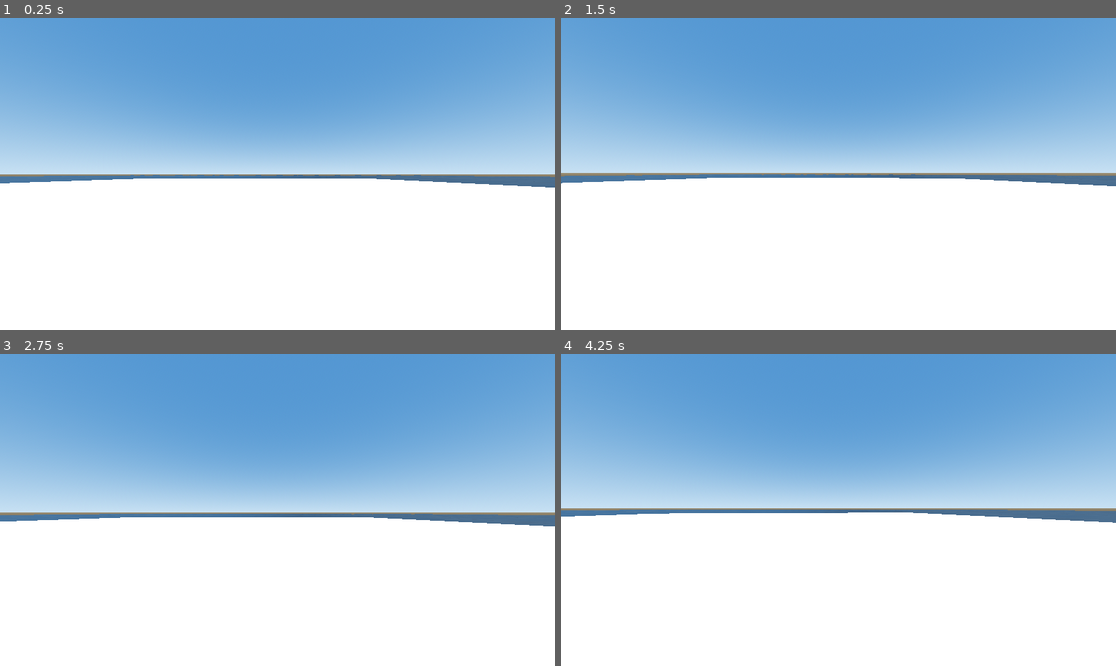
Above: before the commit, frames 1-4 (two rows, left to right).
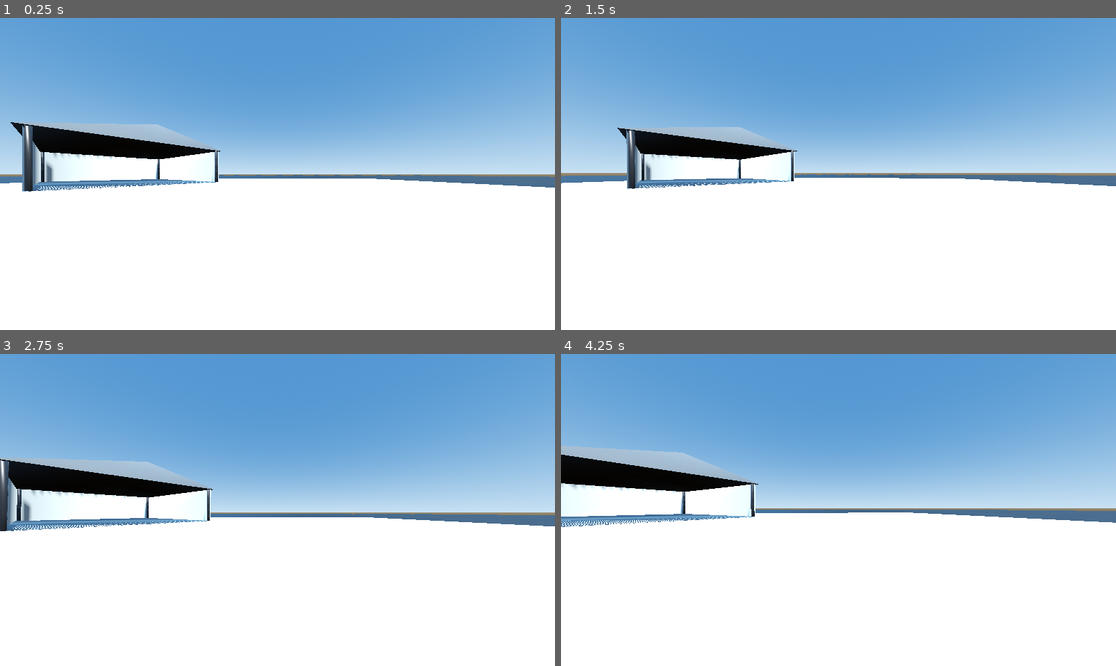
Above: after the commit, the same moments.

Repository: noahssjursen-code/angst-n-anchors
Game: Godot game, scene res://scenes/islands/starting_island/starting_island.tscn
Same seed, same stepped clock (60 frames per second), same inputs: the game is played once before the commit and once after it.
Inputs (mouse positions are in pixels of both pictures, inside the frame that each line leads up to):
- Up to frame 1 (0.25 s): no input
- Up to frame 2 (1.5 s): tap Enter at 0.5 s; move the mouse to (866, 174) at 0.52 s; hold E (interact) 0.53-1.28 s; hold T (boat_docking_thrusters) from 0.53 s (still down); tap Space (jump) at 0.77 s; move the mouse to (810, 174) at 1.27 s; tap L at 1.35 s
- Up to frame 3 (2.75 s): keep holding T (boat_docking_thrusters); tap Space (jump) at 1.52 s; move the mouse to (288, 503) at 2.02 s; hold Shift from 2.03 s (still down)
- Up to frame 4 (4.25 s): keep holding T (boat_docking_thrusters); tap Space (jump) at 2.75, 3.02, 3.77 s; move the mouse to (832, 516) at 2.77 s; release Shift at 2.78 s; tap E (interact) at 2.85 s; tap Enter at 3.5 s; move the mouse to (877, 513) at 3.52 s; tap L at 3.6 s

The runs differ from the first frame. In frame 1, 6.2% of the frame differs, in the area x 1-40%, y 33-56%; in frame 2, 4.8%; in frame 3, 6.9%, in the area x 0-39%, y 33-57%; in frame 4, 6.7%.

Commit message:
add warehouse

Diff:
--- a/resources/data/meshes/open_warehouse.json
+++ b/resources/data/meshes/open_warehouse.json
@@ -335,7 +335,7 @@
         ],
         "roughness": 0.4,
         "metallic": 0.8,
-        "collision": "convex"
+        "collision": "concave"
       },
       {
         "name": "outer_walls",
--- a/scripts/systems/mesh_transformer.gd
+++ b/scripts/systems/mesh_transformer.gd
@@ -67,6 +67,15 @@
 		create_collision = v
 		if is_node_ready():
 			rebuild()
+
+## `convex` — hull of all vertices (wrong for hollow shells). `concave` — triangle
+## mesh; only use on **static** bodies (see Jolt / Godot notes on dynamic + concave).
+## Concave builds default to **double-sided** triangles unless `collision_double_sided` is off.
+var collision_mode: String = "convex"
+
+## For concave collisions: duplicate each triangle with opposite winding so thin shells
+## block movement from either side (Jolt trimesh is effectively one-sided per triangle).
+var collision_double_sided: bool = true
 
 ## Optional target for generated CollisionShape3D nodes. Use this when the
 ## transformer is nested under a generic assembler but colliders must be direct
@@ -89,9 +98,8 @@
 		if is_node_ready():
 			rebuild()
 
-## When true, walk/collision mesh triangles use reversed winding (swaps v1 and v2).
-## Use if a DCC export has inverted normals for ConcavePolygonShape3D (walk through
-## walls from outside, stuck inside).
+## When true, collision triangles swap v1/v2 relative to authored indices (concave /
+## walk proxies). Mostly redundant when `collision_double_sided` is true.
 @export var invert_collision_face_winding: bool = false:
 	set(v):
 		if invert_collision_face_winding == v:
@@ -147,7 +155,10 @@
 
 	_build_mesh(params)
 	if create_collision:
-		_build_collision(params)
+		if collision_mode == "concave":
+			_build_collision_concave(params)
+		else:
+			_build_collision_convex(params)
 
 
 func get_collision_points_in(target: Node3D) -> Array[Vector3]:
@@ -322,36 +333,10 @@
 		mi.owner = get_tree().edited_scene_root
 
 
-func _build_collision(params: Dictionary) -> void:
-	if not _current_data.has("vertices") or not _current_data.has("indices"):
-		return
-
-	var vertices: Array = _current_data["vertices"]
-	var s: Vector3 = params["scale"]
-	var offset: Vector3 = params["offset"]
-
+func _collision_col_child() -> CollisionShape3D:
 	var col := CollisionShape3D.new()
 	col.name = _generated_prefix() + "Collider"
-
-	# Godot (and Jolt) silently disable ConcavePolygonShape3D on dynamic RigidBodies,
-	# which is why you fall straight through. Dynamic bodies MUST use Convex shapes.
-	# Since your new JSON is a "flat deck" hull, a Convex hull will wrap it perfectly
-	# without creating the "invisible ground" issue you had with the old recessed-hold ship.
-	var shape := ConvexPolygonShape3D.new()
-	var points: Array[Vector3] = []
-
-	for i in range(0, vertices.size(), 3):
-		points.append(Vector3(
-			(vertices[i] + offset.x) * s.x,
-			(vertices[i+1] + offset.y) * s.y,
-			(vertices[i+2] + offset.z) * s.z
-		))
-
-	shape.points = points
-	col.shape = shape
 	col.rotation_degrees = mesh_rotation_degrees
-
-	# CRITICAL: CollisionShape3D must be a direct child of a CollisionObject3D.
 	var collision_parent := _get_collision_parent()
 	if collision_parent != null:
 		collision_parent.add_child(col)
@@ -362,6 +347,80 @@
 		add_child(col)
 		if Engine.is_editor_hint():
 			col.owner = get_tree().edited_scene_root
+	return col
+
+
+func _build_collision_convex(params: Dictionary) -> void:
+	if not _current_data.has("vertices") or not _current_data.has("indices"):
+		return
+
+	var vertices: Array = _current_data["vertices"]
+	var s: Vector3 = params["scale"]
+	var offset: Vector3 = params["offset"]
+
+	var col := _collision_col_child()
+
+	# Godot (and Jolt) silently disable ConcavePolygonShape3D on dynamic RigidBodies,
+	# which is why you fall straight through. Dynamic bodies MUST use Convex shapes.
+	var shape := ConvexPolygonShape3D.new()
+	var points: Array[Vector3] = []
+
+	for i in range(0, vertices.size(), 3):
+		points.append(Vector3(
+			(vertices[i] + offset.x) * s.x,
+			(vertices[i + 1] + offset.y) * s.y,
+			(vertices[i + 2] + offset.z) * s.z
+		))
+
+	shape.points = points
+	col.shape = shape
+
+
+func _build_collision_concave(params: Dictionary) -> void:
+	if not _current_data.has("vertices") or not _current_data.has("indices"):
+		return
+
+	var vertices: Array = _current_data["vertices"]
+	var indices: Array = _current_data["indices"]
+	var s: Vector3 = params["scale"]
+	var offset: Vector3 = params["offset"]
+
+	var faces: Array[Vector3] = []
+	for ii in range(0, indices.size(), 3):
+		var triangle := [0, 1, 2]
+		if invert_collision_face_winding:
+			triangle = [0, 2, 1]
+		var okay := true
+		var triple: Array[Vector3] = []
+		for ti in triangle:
+			var vertex_index := int(indices[ii + ti]) * 3
+			if vertex_index + 2 >= vertices.size():
+				okay = false
+				break
+			triple.append(Vector3(
+				(vertices[vertex_index] + offset.x) * s.x,
+				(vertices[vertex_index + 1] + offset.y) * s.y,
+				(vertices[vertex_index + 2] + offset.z) * s.z
+			))
+		if okay and triple.size() == 3:
+			faces.append_array(triple)
+			if collision_double_sided:
+				faces.push_back(triple[0])
+				faces.push_back(triple[2])
+				faces.push_back(triple[1])
+
+	if faces.size() < 9:
+		push_warning(
+			"MeshTransformer: concave collision fallback to convex (%s triangles)" %
+			str(name)
+		)
+		_build_collision_convex(params)
+		return
+
+	var col := _collision_col_child()
+	var shape := ConcavePolygonShape3D.new()
+	shape.set_faces(faces)
+	col.shape = shape
 
 
 func _get_collision_parent() -> CollisionObject3D:
--- a/scripts/systems/model_assembler.gd
+++ b/scripts/systems/model_assembler.gd
@@ -25,7 +25,9 @@
 ##       "roughness": 0.9,
 ##       "metallic": 0.0,
 ##       "invert_collision_face_winding": false,
-##       "collision": "convex"
+##       "collision_double_sided": true, // concave only: default true (thin walls solid both sides)
+##       "collision": "convex"      // optional: "none" | "convex" | "concave"
+##                                    // concave = triangle mesh; static bodies only
 ##     }
 ##   ]
 ## }
@@ -154,6 +156,9 @@
 	node.mesh_metallic = float(part.get("metallic", 0.0))
 	node.invert_collision_face_winding = bool(part.get("invert_collision_face_winding", false))
 	var is_collidable := _part_collision_enabled(part)
+	var col_key := str(part.get("collision", "none")).to_lower()
+	node.collision_mode = "concave" if col_key == "concave" else "convex"
+	node.collision_double_sided = bool(part.get("collision_double_sided", true))
 	node.create_collision = is_collidable and build_part_colliders
 	node.collision_parent_path = _collision_path_for_part(node)
 	node.rebuild_suspended = false
--- a/scripts/world/starting_island.gd
+++ b/scripts/world/starting_island.gd
@@ -33,6 +33,13 @@
 ## Placement of pier 2 along deck local +X (after `PIER_ROTATION`); negate to flip which end hooks to pier 1.
 const PIER_CHAIN_SIGN := -1.0
 
+## Inland sand; slab top ≈ y=0. Small +Y clears ground vs floor flicker (z‑fighting).
+## Kept south/west of berth (mooring ≈ z 36–57).
+const OPEN_WAREHOUSE_MODEL := "res://resources/data/meshes/open_warehouse.json"
+const OPEN_WAREHOUSE_ABS_SCALE := 1.0
+const OPEN_WAREHOUSE_POSITION := Vector3(-22.0, 0.03, -8.0)
+const OPEN_WAREHOUSE_ROTATION := Vector3(0.0, 55.0, 0.0)
+
 var _ocean_shader_material: ShaderMaterial
 var _sky_material: ProceduralSkyMaterial
 var _environment: Environment
@@ -63,6 +70,7 @@
 	_build_sky()
 	_build_ocean()
 	_build_island()
+	_build_open_warehouse()
 	_build_dock()
 	_connect_weather_lighting()
 	_apply_weather_lighting()
@@ -234,6 +242,27 @@
 	add_child(ground)
 
 
+func _build_open_warehouse() -> void:
+	var warehouse := StaticBody3D.new()
+	warehouse.name = "OpenWarehouse"
+	add_child(warehouse)
+	warehouse.position = OPEN_WAREHOUSE_POSITION
+	warehouse.rotation_degrees = OPEN_WAREHOUSE_ROTATION
+
+	var assembler := ModelAssembler.new()
+	assembler.model_data_path = OPEN_WAREHOUSE_MODEL
+	assembler.absolute_scale = OPEN_WAREHOUSE_ABS_SCALE
+	assembler.collision_parent_path = NodePath("..")
+	assembler.build_part_colliders = true
+	warehouse.add_child(assembler)
+
+	if Engine.is_editor_hint():
+		var esc := get_tree().edited_scene_root
+		if esc != null:
+			warehouse.owner = esc
+			assembler.owner = esc
+
+
 func _build_dock() -> void:
 	_build_concrete_piers()
 
